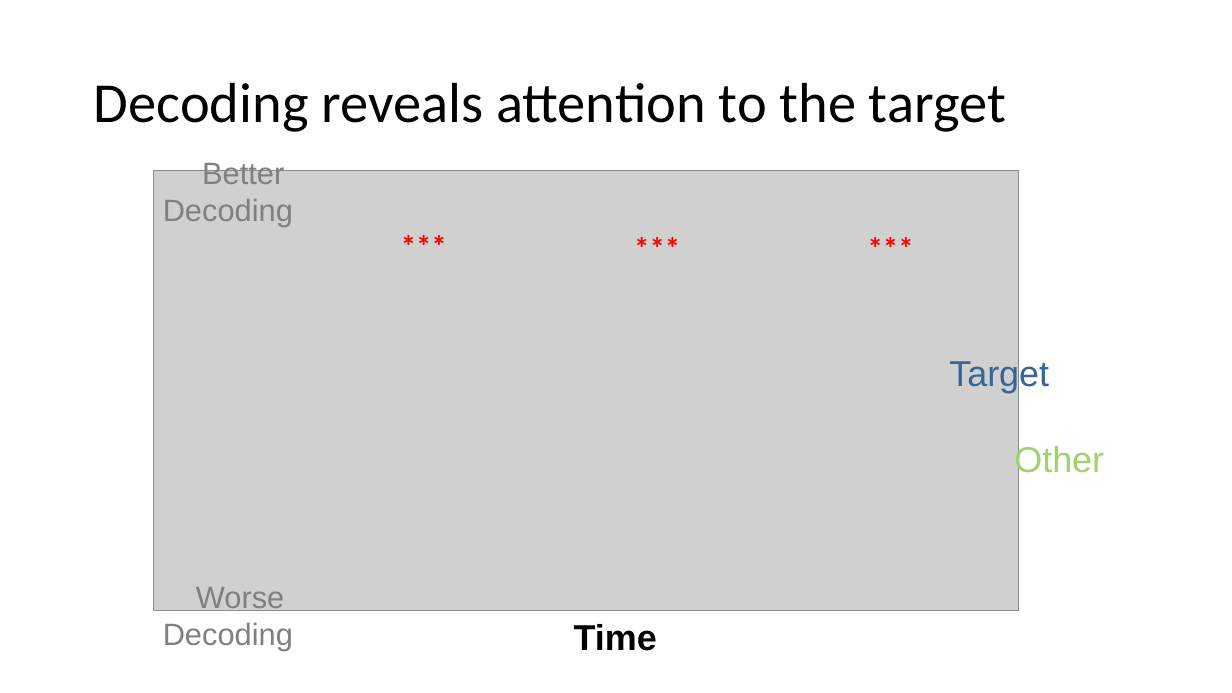
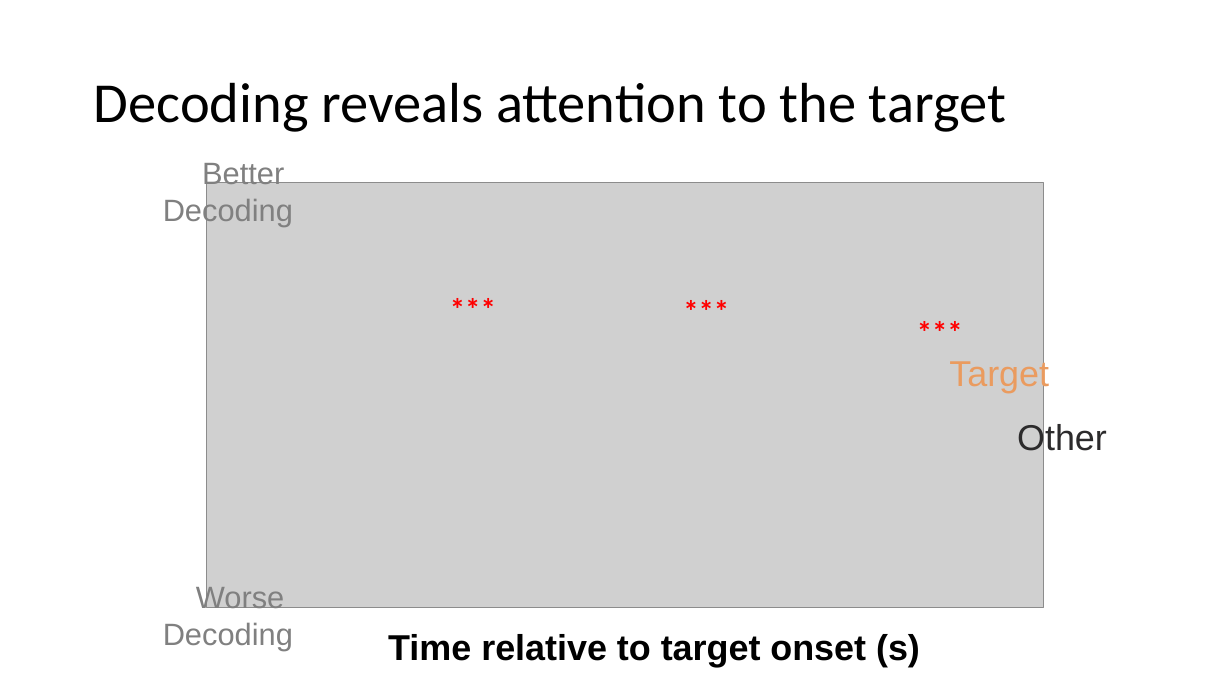
Before and after one commit to haberdashPI/german_track, a slide deck: slide 69 of presentations/ARO_2021/adapting_auditory_attention.pptx (slide 75 before the commit). Drawn at 1232x693 pixels with LibreOffice and Linux fonts; fonts in the diff are those of the drawing; grey boxes stand for pictures. Boxes give left, top, right and bottom in pixels: in the first picture for what was removed or moved away, otherwise in the second. Text is boxed around its words. In the diff, an @@ line names an element or a change of style, - is before the commit and + after.

```diff
--- a/presentations/ARO_2021/adapting_auditory_attention.pptx
+++ b/presentations/ARO_2021/adapting_auditory_attention.pptx
@@ picture: place and size @@
-picture at box(153, 171, 1019, 610)
+picture at box(207, 183, 1043, 608)
@@ text "***": place and size @@
-text "***" at box(392, 222, 457, 268)
+text "***" at box(441, 286, 506, 332)
@@ text "***": place and size @@
-text "***" at box(626, 224, 691, 270)
+text "***" at box(675, 287, 740, 334)
@@ text "***": place and size @@
-text "***" at box(859, 224, 924, 270)
+text "***" at box(908, 309, 973, 355)
@@ text "Target" at box(949, 358, 1049, 393): text colour #356599 to #EA9B5F @@
@@ text "Other": place and size @@
-text "Other" at box(1014, 444, 1104, 479)
+text "Other" at box(1017, 422, 1107, 457)
@@ text "Other" at box(1017, 422, 1107, 457): text colour #A0D26C to #2C2B2C @@
@@ text removed at box(574, 624, 657, 651) @@
-Time
@@ text added at box(388, 634, 920, 667), 28 pt, text #000000, bold @@
+Time relative to target onset (s)
```
Also in this commit, not shown: 29 other slides changed, 15 slides added, 8 slides removed.
